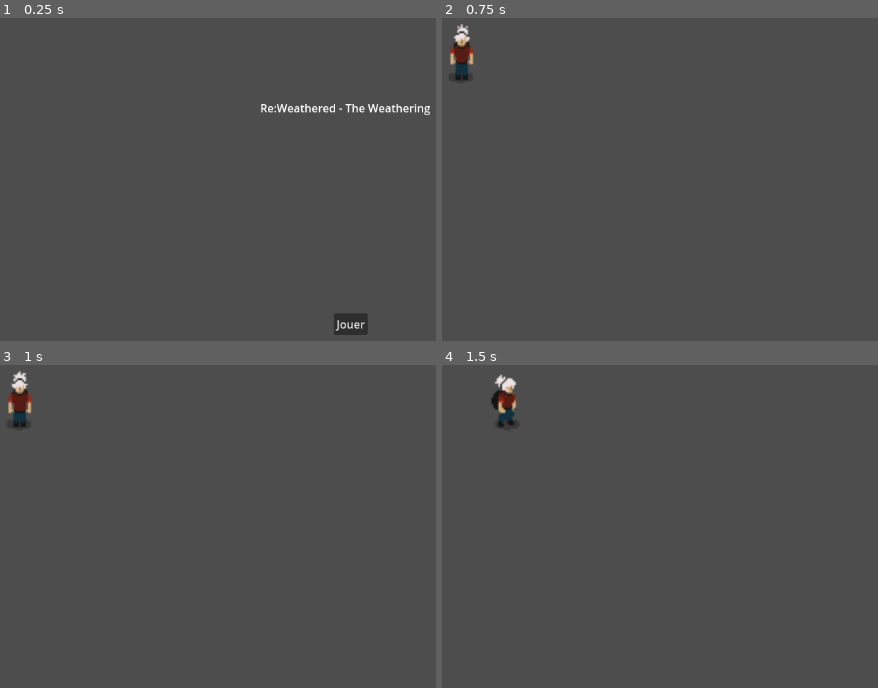
Above: before the commit, frames 1-4 (two rows, left to right).
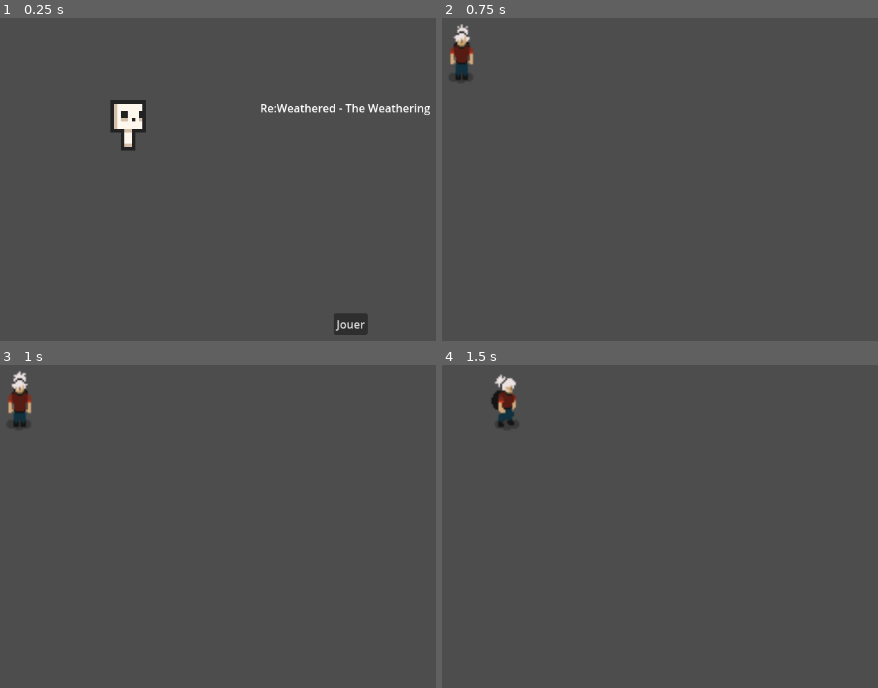
Above: after the commit, the same moments.

Repository: ivelter/cgj2024
Game: Godot game, scene res://scenes/menu/mainmenu.tscn
Two runs of this game, one before a commit and one after it. Both use one fixed random seed, a clock stepped at 60 frames per second and the inputs below.
Inputs:
- Up to frame 1 (0.25 s): no input
- Up to frame 2 (0.75 s): click "Jouer" at 0.5 s
- Up to frame 3 (1 s): no input
- Up to frame 4 (1.5 s): tap Enter at 1.25 s; hold D (move_right) from 1.28 s (still down); tap Q (interact) at 1.35 s

The runs differ from the first frame. In frame 1, 1.0% of the frame differs, in the area x 25-34%, y 25-41%; in frame 2, nothing differs; in frame 3, nothing differs; in frame 4, nothing differs.

Commit message:
skeleton

Diff:
--- /dev/null
+++ b/entities/enemies/skeleton.gd
@@ -0,0 +1,20 @@
+extends CharacterBody2D
+
+@onready var _animated_sprite = $AnimatedSprite2D
+
+var speed = 500
+var target = position
+
+func _process(_delta):
+	if velocity.x == 0 && velocity.y == 0:
+		_animated_sprite.play("idling")
+	else:
+		_animated_sprite.play("runing")
+
+	# target = get_node("CollisionShape2D").getPosition()
+
+	velocity = position.direction_to(target) * speed
+
+	# look_at(target)
+	if position.distance_to(target) > 10:
+		move_and_slide()
--- /dev/null
+++ b/entities/enemies/skeleton.tscn
@@ -0,0 +1,98 @@
+[gd_scene load_steps=14 format=3 uid="uid://bo6tvmwedo5re"]
+
+[ext_resource type="Script" path="res://entities/enemies/skeleton.gd" id="1_7audd"]
+[ext_resource type="Texture2D" uid="uid://c210cv22rpeqg" path="res://assets/sprites/enemies/0x72_DungeonTilesetII_v1.6.png" id="2_4ta3m"]
+
+[sub_resource type="RectangleShape2D" id="RectangleShape2D_jr0b1"]
+size = Vector2(47, 68)
+
+[sub_resource type="AtlasTexture" id="AtlasTexture_04q3p"]
+atlas = ExtResource("2_4ta3m")
+region = Rect2(480, 88, 16, 16)
+
+[sub_resource type="AtlasTexture" id="AtlasTexture_v7kfw"]
+atlas = ExtResource("2_4ta3m")
+region = Rect2(368, 88, 16, 16)
+
+[sub_resource type="AtlasTexture" id="AtlasTexture_o57tr"]
+atlas = ExtResource("2_4ta3m")
+region = Rect2(384, 88, 16, 16)
+
+[sub_resource type="AtlasTexture" id="AtlasTexture_quouq"]
+atlas = ExtResource("2_4ta3m")
+region = Rect2(400, 88, 16, 16)
+
+[sub_resource type="AtlasTexture" id="AtlasTexture_hduch"]
+atlas = ExtResource("2_4ta3m")
+region = Rect2(416, 88, 16, 16)
+
+[sub_resource type="AtlasTexture" id="AtlasTexture_n4icd"]
+atlas = ExtResource("2_4ta3m")
+region = Rect2(432, 88, 16, 16)
+
+[sub_resource type="AtlasTexture" id="AtlasTexture_28ffk"]
+atlas = ExtResource("2_4ta3m")
+region = Rect2(448, 88, 16, 16)
+
+[sub_resource type="AtlasTexture" id="AtlasTexture_2mnxq"]
+atlas = ExtResource("2_4ta3m")
+region = Rect2(464, 88, 16, 16)
+
+[sub_resource type="AtlasTexture" id="AtlasTexture_d5dkw"]
+atlas = ExtResource("2_4ta3m")
+region = Rect2(480, 88, 16, 16)
+
+[sub_resource type="SpriteFrames" id="SpriteFrames_rcgn0"]
+animations = [{
+"frames": [{
+"duration": 1.0,
+"texture": SubResource("AtlasTexture_04q3p")
+}],
+"loop": false,
+"name": &"idling",
+"speed": 5.0
+}, {
+"frames": [{
+"duration": 1.0,
+"texture": SubResource("AtlasTexture_v7kfw")
+}, {
+"duration": 1.0,
+"texture": SubResource("AtlasTexture_o57tr")
+}, {
+"duration": 1.0,
+"texture": SubResource("AtlasTexture_quouq")
+}, {
+"duration": 1.0,
+"texture": SubResource("AtlasTexture_hduch")
+}, {
+"duration": 1.0,
+"texture": SubResource("AtlasTexture_n4icd")
+}, {
+"duration": 1.0,
+"texture": SubResource("AtlasTexture_28ffk")
+}, {
+"duration": 1.0,
+"texture": SubResource("AtlasTexture_2mnxq")
+}, {
+"duration": 1.0,
+"texture": SubResource("AtlasTexture_d5dkw")
+}],
+"loop": false,
+"name": &"runing",
+"speed": 8.0
+}]
+
+[node name="CharacterBody2D" type="CharacterBody2D"]
+script = ExtResource("1_7audd")
+
+[node name="CollisionShape2D" type="CollisionShape2D" parent="."]
+position = Vector2(239, 185)
+shape = SubResource("RectangleShape2D_jr0b1")
+
+[node name="AnimatedSprite2D" type="AnimatedSprite2D" parent="."]
+texture_filter = 1
+position = Vector2(239.5, 181.5)
+scale = Vector2(5.1875, 5.1875)
+sprite_frames = SubResource("SpriteFrames_rcgn0")
+animation = &"runing"
+speed_scale = 5.0
--- a/scenes/menu/mainmenu.tscn
+++ b/scenes/menu/mainmenu.tscn
@@ -1,6 +1,7 @@
-[gd_scene load_steps=2 format=3 uid="uid://jidvf6c1tkgs"]
+[gd_scene load_steps=3 format=3 uid="uid://jidvf6c1tkgs"]
 
 [ext_resource type="Script" path="res://scripts/ui/playbutton.gd" id="1_cyuk1"]
+[ext_resource type="PackedScene" uid="uid://bo6tvmwedo5re" path="res://entities/enemies/skeleton.tscn" id="2_c6v1b"]
 
 [node name="MainMenu" type="Control"]
 layout_mode = 3
@@ -28,4 +29,6 @@
 text = "Jouer"
 script = ExtResource("1_cyuk1")
 
+[node name="CharacterBody2D" parent="." instance=ExtResource("2_c6v1b")]
+
 [connection signal="pressed" from="PlayButton" to="PlayButton" method="_on_pressed"]
Binary file added: assets/sprites/enemies/0x72_DungeonTilesetII_v1.6.png
Not shown, added: assets/sprites/enemies/0x72_DungeonTilesetII_v1.6.png.import
Binary file added: entities/enemies/0x72_DungeonTilesetII_v1.6.png
Not shown, added: entities/enemies/0x72_DungeonTilesetII_v1.6.png.import
